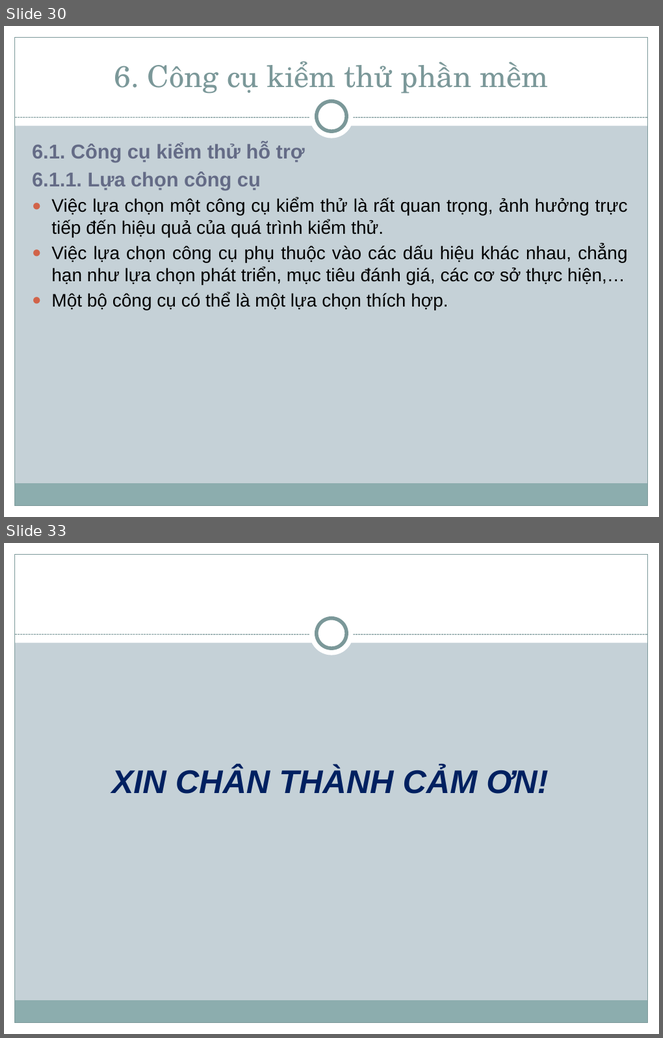
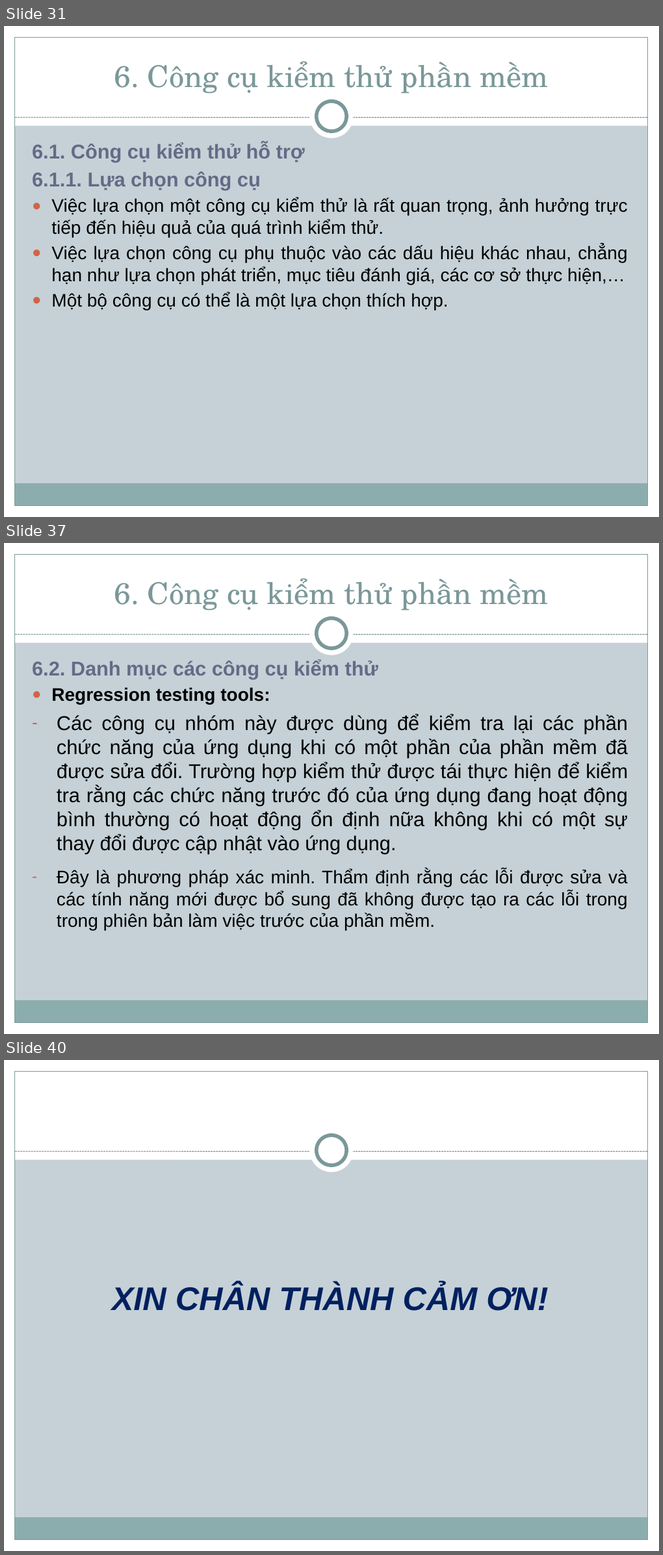
Before and after one commit to nguyenhoainam0612/congnghephanmem, a slide deck: Group 4 - Chapter 4 - Software Testing/Group4_Chapter4_Sofware Testing.pptx. Shown one above the other, each under a label of ours: slides 30 and 33 before the commit, slides 31, 37 and 40 after it; the slides between them are not shown. The pictures are 663x1038 and 663x1555 pixels, drawn with LibreOffice and Linux fonts; fonts in the diff are those of the drawing. Boxes give left, top, right and bottom in pixels: in the first picture for what was removed or moved away, otherwise in the second. Text is boxed around its words. In the diff, an @@ line names an element or a change of style, - is before the commit and + after.

```diff
--- a/Group 4 - Chapter 4 - Software Testing/Group4_Chapter4_Sofware Testing.pptx
+++ b/Group 4 - Chapter 4 - Software Testing/Group4_Chapter4_Sofware Testing.pptx
@@ slide 37 added at <box>4,543,659,1034</box>, background #C5D1D7; not listed: 9 template elements that a slide beside it also shows @@
@@ title added at <box>114,578,548,611</box>, 33 pt, text #7C999A @@
+6. Công cụ kiểm thử phần mềm
@@ text added at <box>32,659,628,930</box>, 22 pt, text #000000 @@
+  6.2. Danh mục các công cụ kiểm thử
+  ● Regression testing tools:
+  – Các công cụ nhóm này được dùng để kiểm tra lại các phần chức năng của ứng dụng khi có một phần của phần mềm đã được sửa đổi. Trường hợp kiểm thử được tái thực hiện để kiểm tra rằng các chức năng trước đó của ứng dụng đang hoạt động bình thường có hoạt động ổn định nữa không khi có một sự thay đổi được cập nhật vào ứng dụng.
+  – Đây là phương pháp xác minh. Thẩm định rằng các lỗi được sửa và các tính năng mới được bổ sung đã không được tạo ra các lỗi trong trong phiên bản làm việc trước của phần mềm.
@@ what was slide 30 is now slide 31 @@
@@ what was slide 33 is now slide 40 @@
```
Also in this commit, not shown: 3 slides changed, 6 other slides added.
